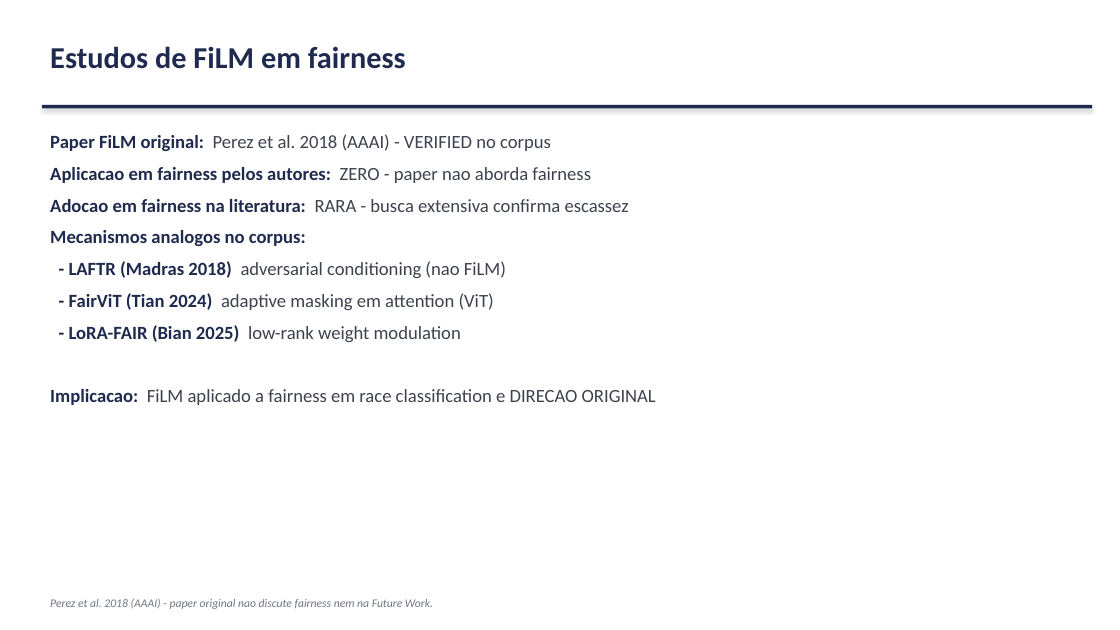
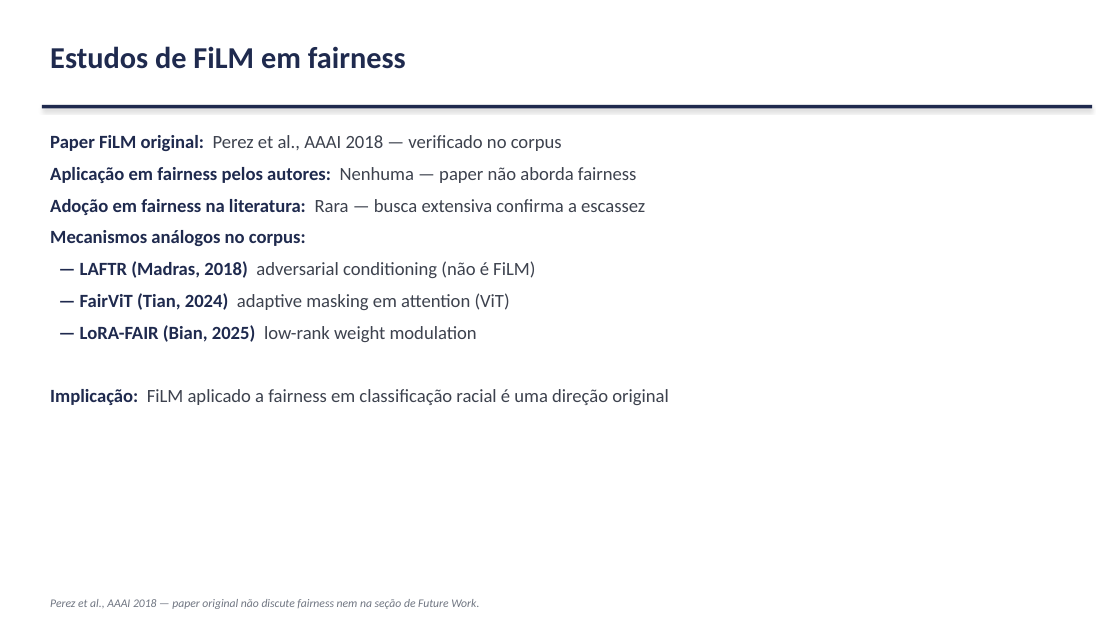
Before and after one commit to marcellozzetti/Facial-Recognition-Models-Mitigating-Bias, a slide deck: slide 15 of docs/ativo/material_reuniao_orientador_2026-06-15.pptx. Drawn at 1120x630 pixels with LibreOffice and Linux fonts; fonts in the diff are those of the drawing. Boxes give left, top, right and bottom in pixels: in the first picture for what was removed or moved away, otherwise in the second. Text is boxed around its words. In the diff, an @@ line names an element or a change of style, - is before the commit and + after.

```diff
--- a/docs/ativo/material_reuniao_orientador_2026-06-15.pptx
+++ b/docs/ativo/material_reuniao_orientador_2026-06-15.pptx
@@ text at bbox=[50, 135, 669, 405]: text changed @@
-Paper FiLM original: Perez et al. 2018 (AAAI) - VERIFIED no corpus
-Aplicacao em fairness pelos autores: ZERO - paper nao aborda fairness
-Adocao em fairness na literatura: RARA - busca extensiva confirma escassez
-Mecanismos analogos no corpus:
-- LAFTR (Madras 2018) adversarial conditioning (nao FiLM)
-- FairViT (Tian 2024) adaptive masking em attention (ViT)
-- LoRA-FAIR (Bian 2025) low-rank weight modulation
-Implicacao: FiLM aplicado a fairness em race classification e DIRECAO ORIGINAL
+Paper FiLM original: Perez et al., AAAI 2018 — verificado no corpus
+Aplicação em fairness pelos autores: Nenhuma — paper não aborda fairness
+Adoção em fairness na literatura: Rara — busca extensiva confirma a escassez
+Mecanismos análogos no corpus:
+— LAFTR (Madras, 2018) adversarial conditioning (não é FiLM)
+— FairViT (Tian, 2024) adaptive masking em attention (ViT)
+— LoRA-FAIR (Bian, 2025) low-rank weight modulation
+Implicação: FiLM aplicado a fairness em classificação racial é uma direção original
@@ text at bbox=[50, 599, 479, 609]: text changed @@
-Perez et al. 2018 (AAAI) - paper original nao discute fairness nem na Future Work.
+Perez et al., AAAI 2018 — paper original não discute fairness nem na seção de Future Work.
```
Also in this commit, not shown: 21 other slides changed, 1 slide added, 2 slides removed, 1 other file.
